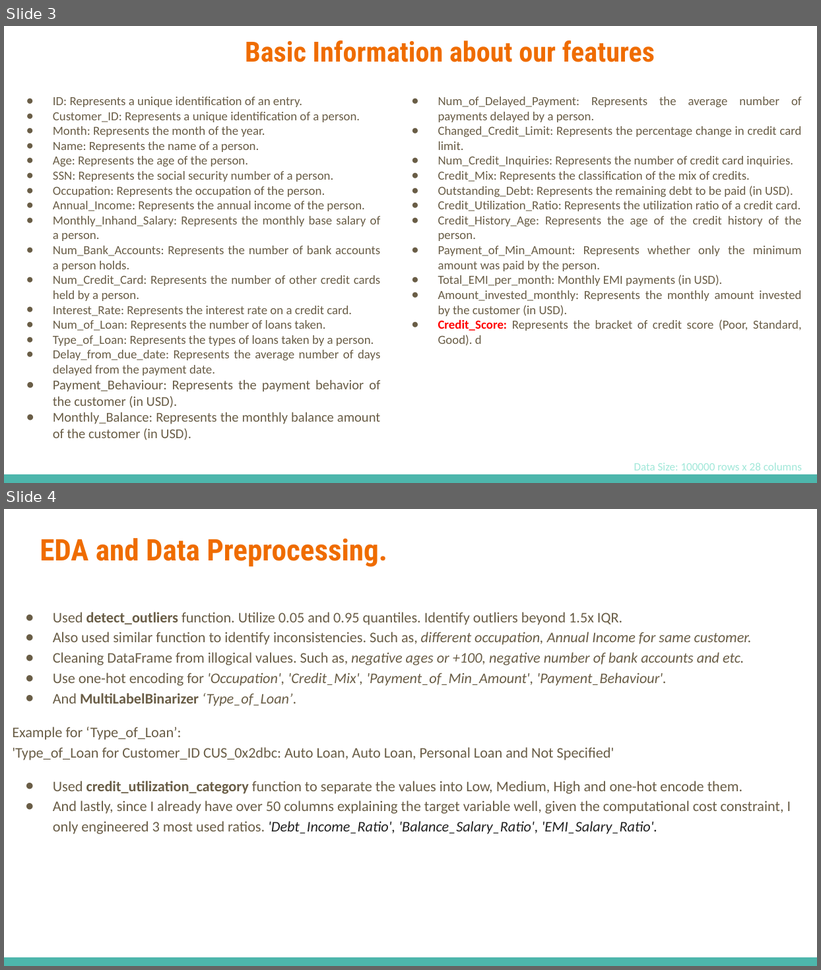
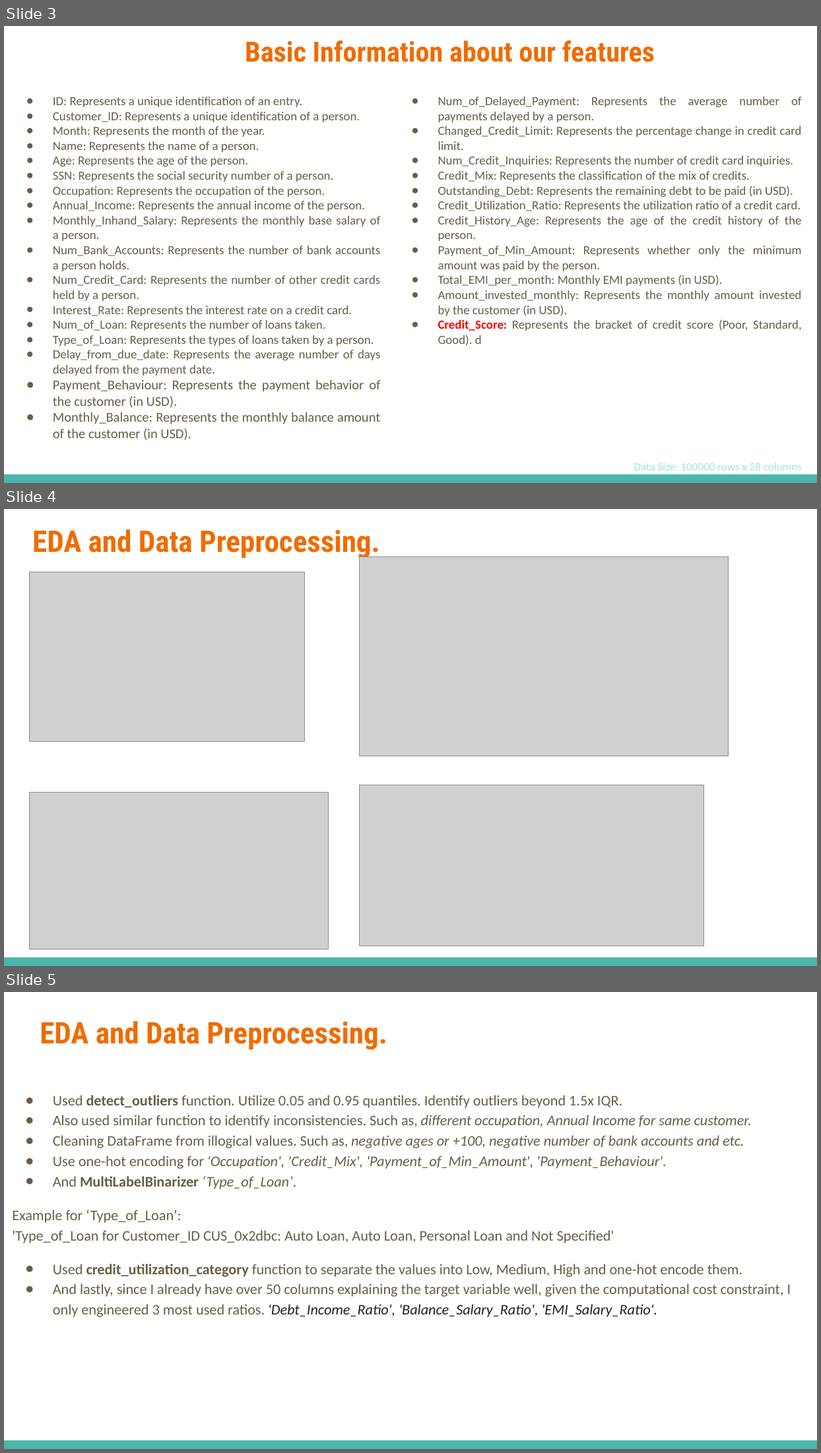
Before and after one commit to astronaut505/Credit-or-crisis, a slide deck: present.pptx. Shown one above the other, each under a label of ours: slides 3 and 4 before the commit, slides 3, 4 and 5 after it. The pictures are 821x970 and 821x1453 pixels, drawn with LibreOffice and Linux fonts; fonts in the diff are those of the drawing; grey boxes stand for pictures. Boxes give left, top, right and bottom in pixels: in the first picture for what was removed or moved away, otherwise in the second. Text is boxed around its words. In the diff, an @@ line names an element or a change of style, - is before the commit and + after.

```diff
--- a/present.pptx
+++ b/present.pptx
@@ slide 4 added at (4,509,817,966), background #FFFFFF; not listed: 1 template element that a slide beside it also shows @@
@@ title added at (32,529,380,559), 26.4 pt, text #EF6C00, bold @@
+EDA and Data Preprocessing.
@@ picture added at (359,557,729,757) @@
@@ picture added at (29,572,305,741) @@
@@ picture added at (359,786,704,947) @@
@@ picture added at (29,793,329,950) @@
@@ what was slide 4 is now slide 5 @@
```
Also in this commit, not shown: 2 slides changed, 1 other slide added.
